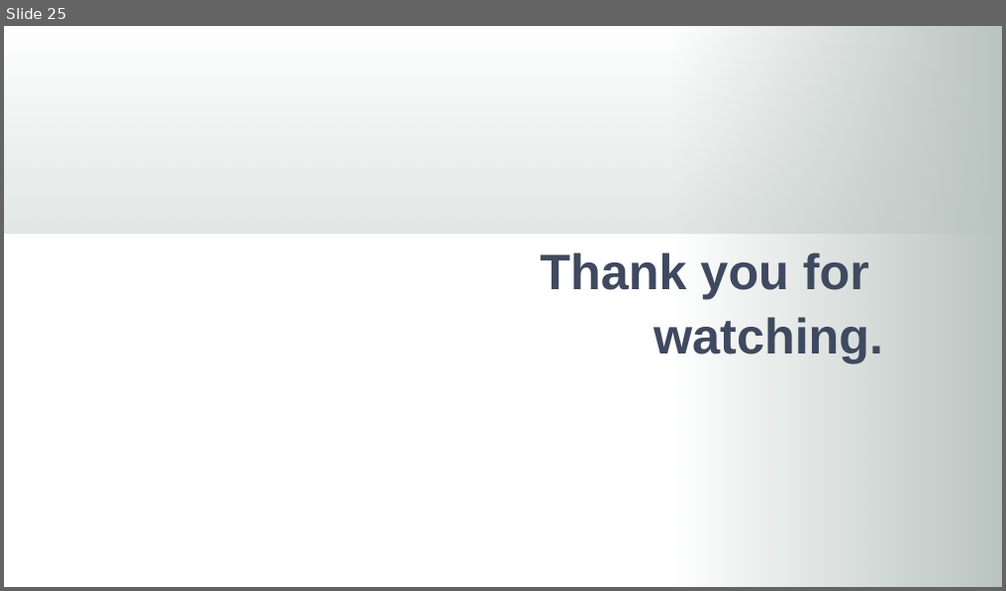
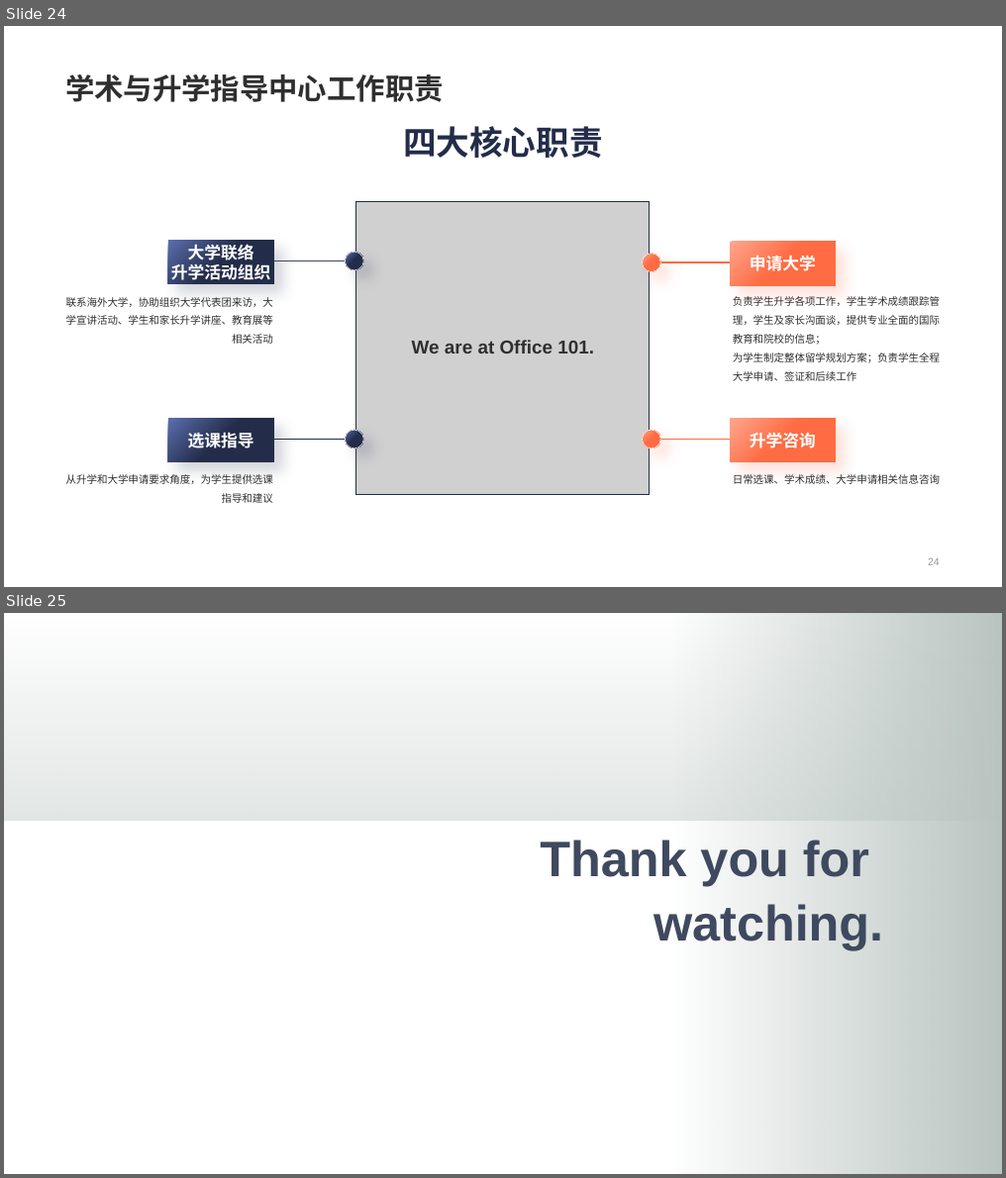
Before and after one commit to zpygithub/python-test, a slide deck: 2.pptx. Shown one above the other, each under a label of ours: slide 25 before the commit, slides 24 and 25 after it. The pictures are 1006x591 and 1006x1178 pixels, drawn with LibreOffice and Linux fonts; fonts in the diff are those of the drawing; grey boxes stand for pictures; background and template pictures are left out. Boxes give left, top, right and bottom in pixels: in the first picture for what was removed or moved away, otherwise in the second. Text is boxed around its words. In the diff, an @@ line names an element or a change of style, - is before the commit and + after.

```diff
--- a/2.pptx
+++ b/2.pptx
@@ slide 24 added at (4,26,1002,587), background #FFFFFF @@
@@ title added at (65,75,444,102), 28 pt, text #2F2F2F, bold @@
+学术与升学指导中心工作职责
@@ group added at (66,126,940,503): 6 texts, 4 lines, 4 ellipses, 4 rectangles, 1 picture @@
+四大核心职责
+We are at Office 101.
+大学联络
+升学活动组织
+联系海外大学，协助组织大学代表团来访，大学宣讲活动、学生和家长升学讲座、教育展等相关活动
+选课指导
+从升学和大学申请要求角度，为学生提供选课指导和建议
+负责学生升学各项工作，学生学术成绩跟踪管理，学生及家长沟面谈，提供专业全面的国际教育和院校的信息；
+为学生制定整体留学规划方案；负责学生全程大学申请、签证和后续工作
+升学咨询
+日常选课、学术成绩、大学申请相关信息咨询
+申请大学
@@ page number added at (928,559,940,566), 10 pt, text #979797 @@
+24
```
Also in this commit, not shown: 7 slides changed, 3 other slides added, 4 slides removed.
